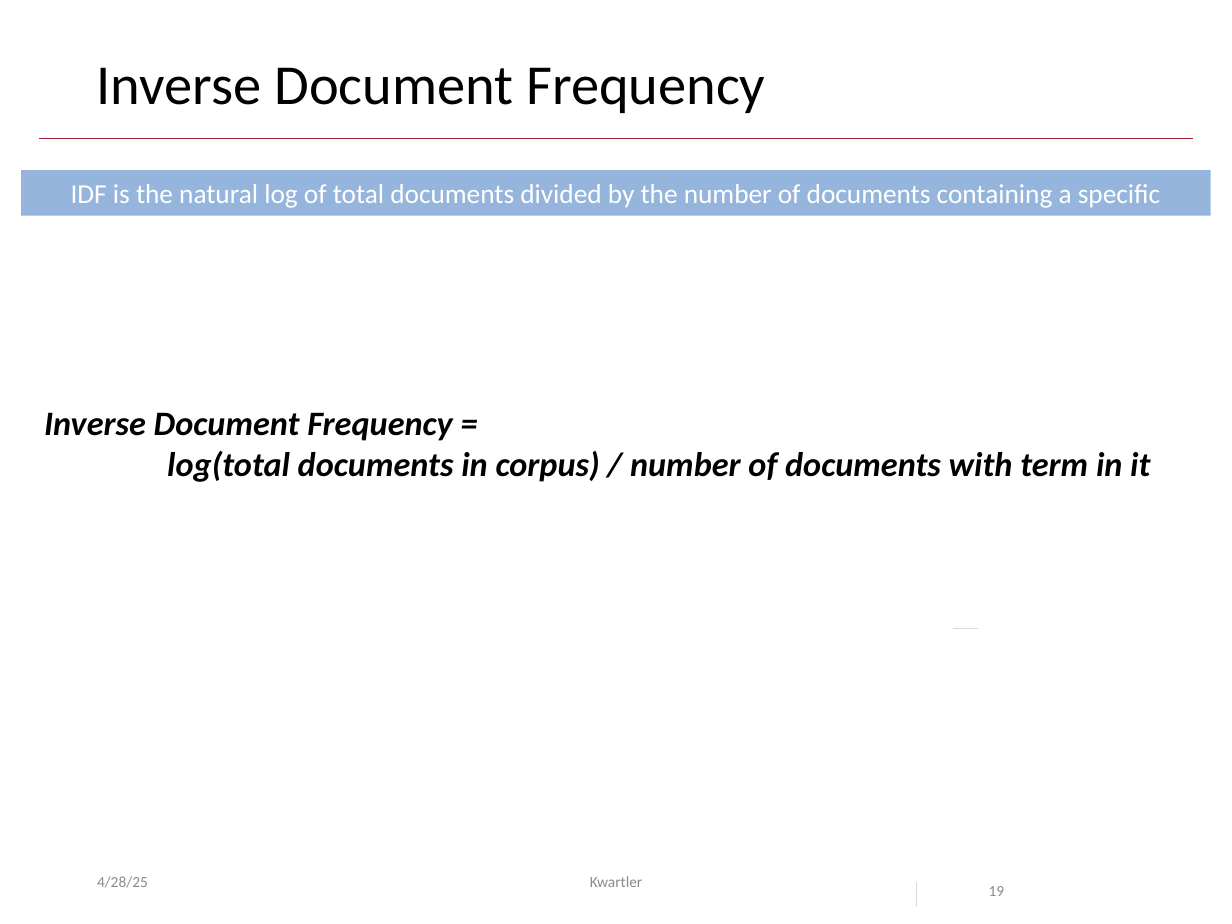
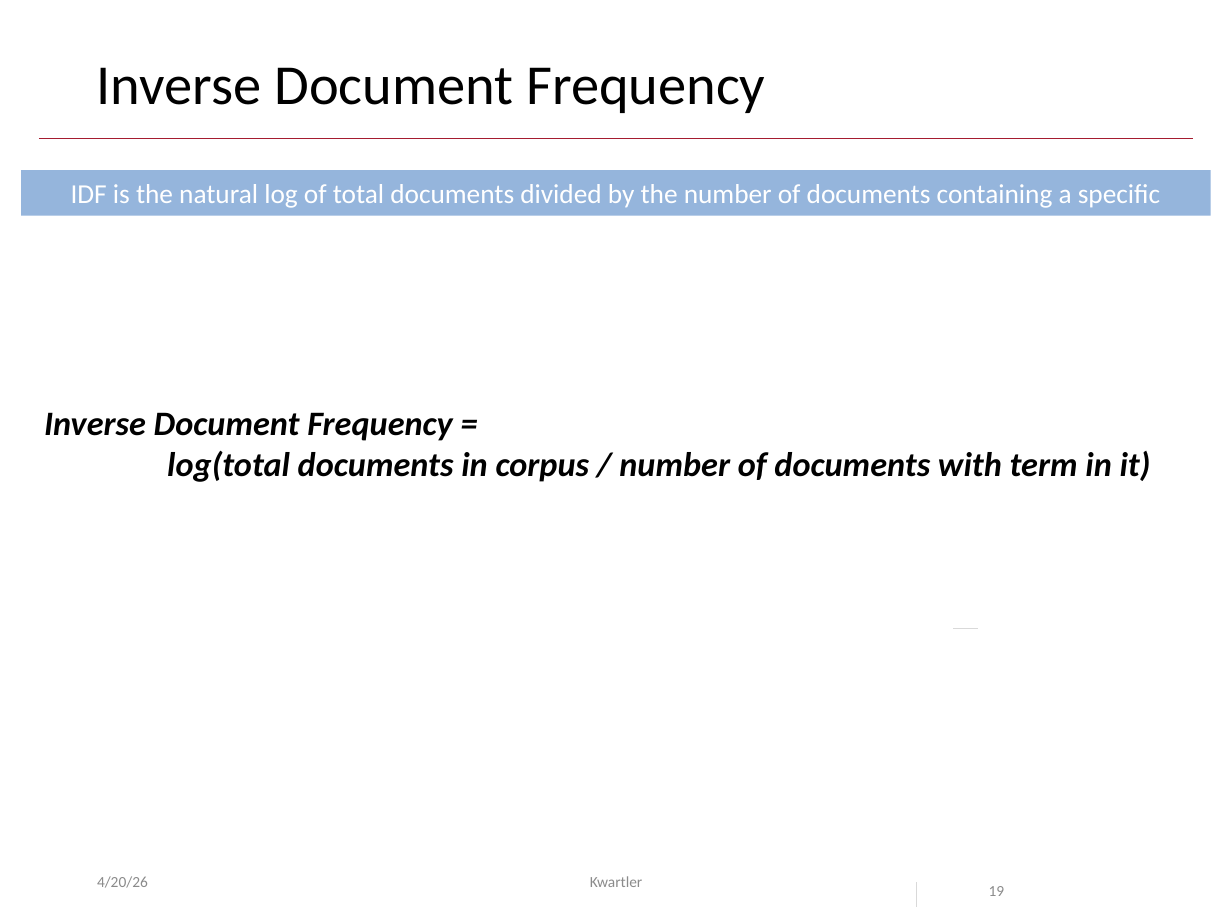
Before and after one commit to kwartler/Harvard_DataMining_Business_Student, a slide deck: slide 19 of Lessons/L_Text_Mining_2/B_wordClouds_frequency.pptx. Drawn at 1232x924 pixels with LibreOffice and Linux fonts; fonts in the diff are those of the drawing; background and template pictures are left out. Boxes give left, top, right and bottom in pixels: in the first picture for what was removed or moved away, otherwise in the second. Text is boxed around its words. In the diff, an @@ line names an element or a change of style, - is before the commit and + after.

```diff
--- a/Lessons/L_Text_Mining_2/B_wordClouds_frequency.pptx
+++ b/Lessons/L_Text_Mining_2/B_wordClouds_frequency.pptx
@@ text at (167, 451, 1151, 482): text changed @@
-log(total documents in corpus) / number of documents with term in it
+log(total documents in corpus / number of documents with term in it)
@@ text at (97, 876, 148, 888): text changed @@
-4/28/25
+4/20/26
```
Also in this commit, not shown: 20 other slides changed, 1 slide added, 8 other files.
